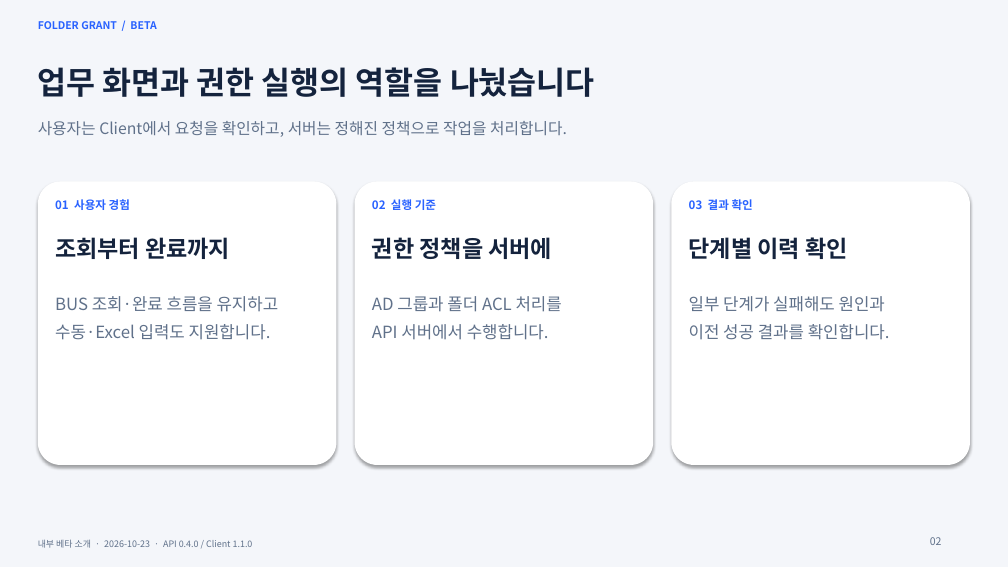
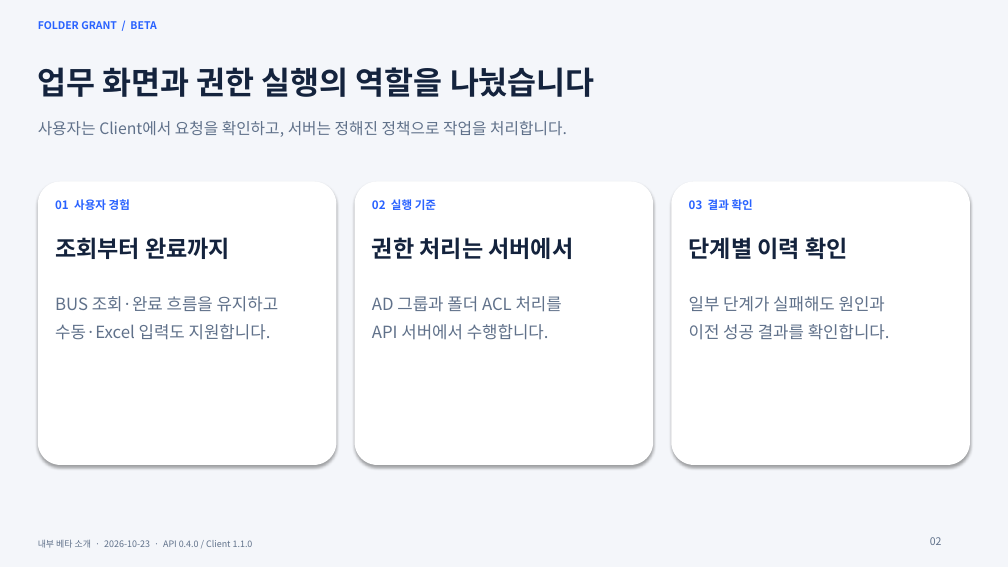
Before and after one commit to Corggi-Kim/Folder-Grant-Tool, a slide deck: slide 2 of docs/Folder_Grant_프로그램_소개서_Beta.pptx. Drawn at 1008x567 pixels with LibreOffice and Linux fonts; fonts in the diff are those of the drawing. Boxes give left, top, right and bottom in pixels: in the first picture for what was removed or moved away, otherwise in the second. Text is boxed around its words. In the diff, an @@ line names an element or a change of style, - is before the commit and + after.

```diff
--- a/docs/Folder_Grant_프로그램_소개서_Beta.pptx
+++ b/docs/Folder_Grant_프로그램_소개서_Beta.pptx
@@ text at box(372, 237, 573, 259): text changed @@
-권한 정책을 서버에
+권한 처리는 서버에서
```
Also in this commit, not shown: 13 other slides changed, 2 other files.
